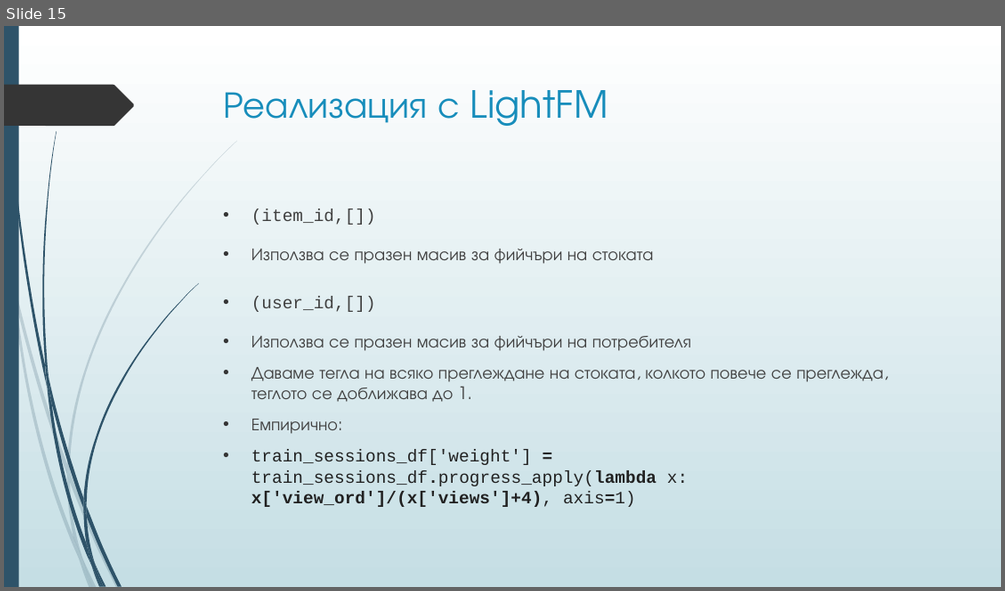
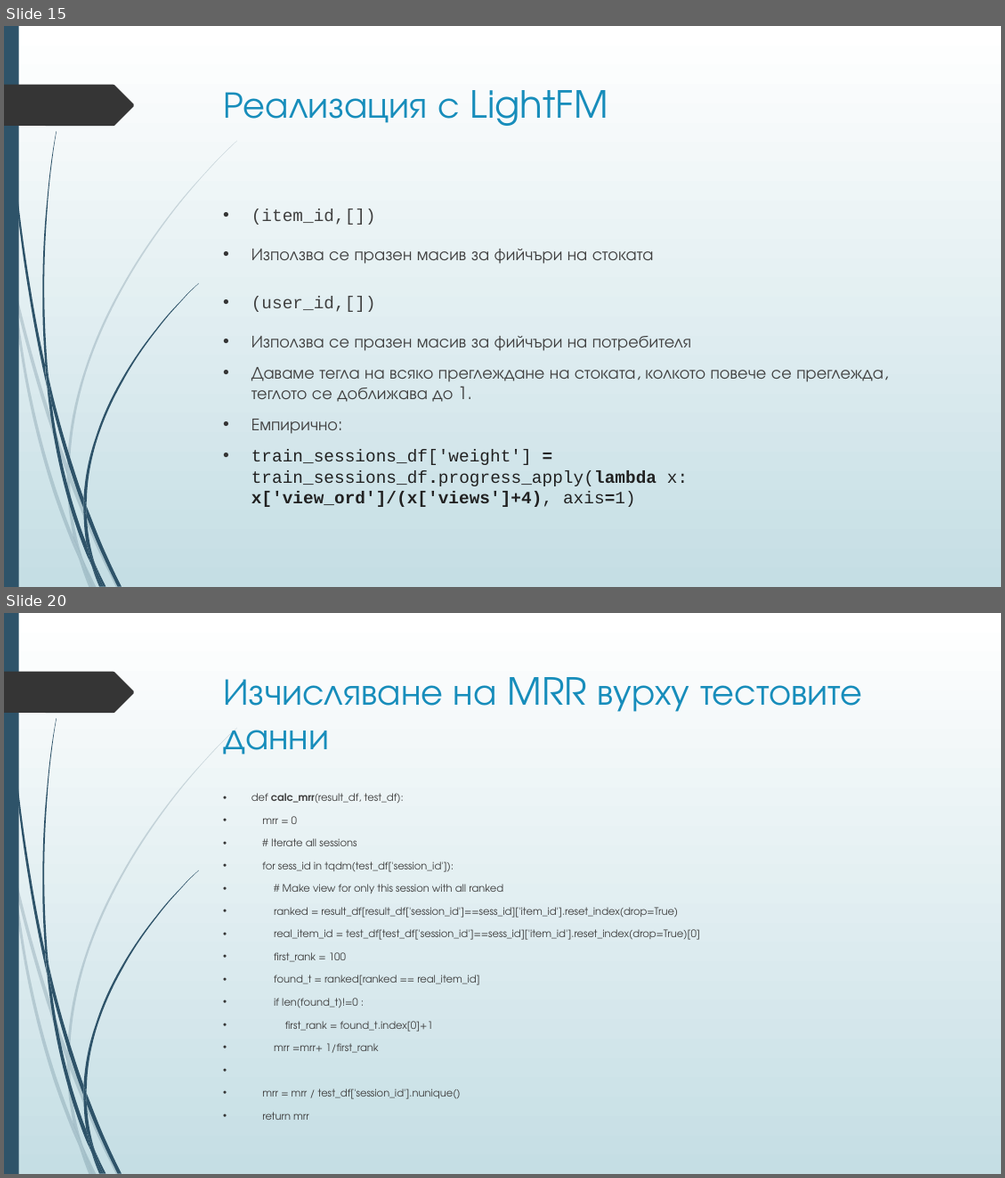
Before and after one commit to borkox/uni-sofia-recsys-dressipi, a slide deck: Проект_Борислав_Марков_0MI3400048.pptx. Shown one above the other, each under a label of ours: slide 15 before the commit, slides 15 and 20 after it; the slides between them are not shown. The pictures are 1005x591 and 1005x1178 pixels, drawn with LibreOffice and Linux fonts; fonts in the diff are those of the drawing. Boxes give left, top, right and bottom in pixels: in the first picture for what was removed or moved away, otherwise in the second. Text is boxed around its words. In the diff, an @@ line names an element or a change of style, - is before the commit and + after.

```diff
--- a/Проект_Борислав_Марков_0MI3400048.pptx
+++ b/Проект_Борислав_Марков_0MI3400048.pptx
@@ slide 20 added at (4,613,1001,1174), background gradient #FFFFFF to #C5DEE5; not listed: 24 template elements that a slide beside it also shows @@
@@ title added at (224,677,863,755), 36 pt, text #178DBB @@
+Изчисляване на MRR вурху тестовите данни
@@ text added at (251,793,700,1099), 9.9 pt, text #404040 @@
+• def calc_mrr(result_df, test_df):
+• mrr = 0
+• # Iterate all sessions
+• for sess_id in tqdm(test_df['session_id']):
+• # Make view for only this session with all ranked
+• ranked = result_df[result_df['session_id']==sess_id]['item_id'].reset_index(drop=True)
+• real_item_id = test_df[test_df['session_id']==sess_id]['item_id'].reset_index(drop=True)[0]
+• first_rank = 100
+• found_t = ranked[ranked == real_item_id]
+• if len(found_t)!=0 :
+• first_rank = found_t.index[0]+1
+• mrr =mrr+ 1/first_rank
+• mrr = mrr / test_df['session_id'].nunique()
+• return mrr
```
Also in this commit, not shown: 2 slides changed, 5 other slides added.
